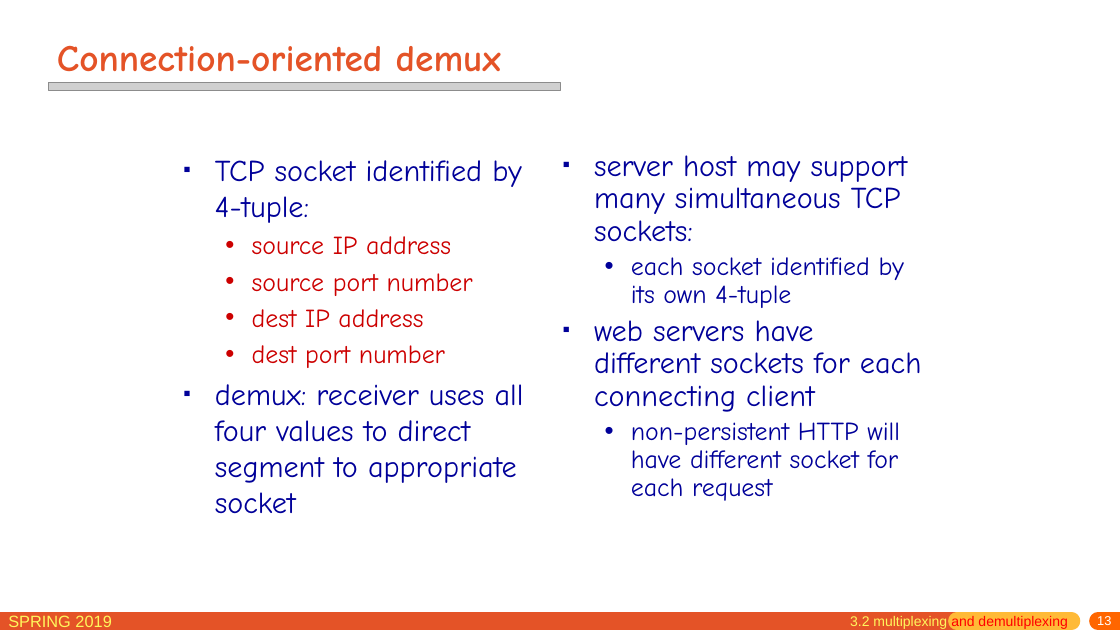
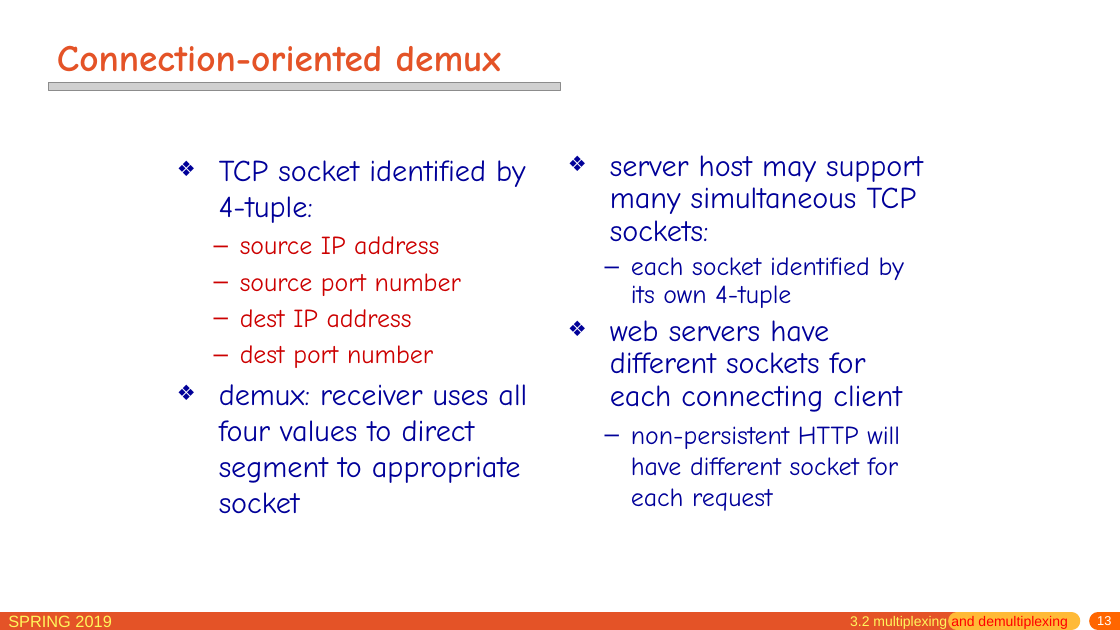
Before and after one commit to jichenghu/PPT_networkDistributed, a slide deck: slide 13 of chapter3.pptx. Drawn at 1120x630 pixels with LibreOffice and Linux fonts; fonts in the diff are those of the drawing; grey boxes stand for pictures. Boxes give left, top, right and bottom in pixels: in the first picture for what was removed or moved away, otherwise in the second. Text is boxed around its words. In the diff, an @@ line names an element or a change of style, - is before the commit and + after.

```diff
--- a/chapter3.pptx
+++ b/chapter3.pptx
@@ text "TCP socket identified by 4-tuple:" at (x1=219, y1=160, x2=527, y2=514): bullet ▪ to ❖; bullet • to – @@
@@ text "server host may support many ..." at (x1=610, y1=155, x2=923, y2=511): bullet ▪ to ❖; bullet • to –; line spacing 0.9 to 1 @@
```
Also in this commit, not shown: 4 other slides changed.
